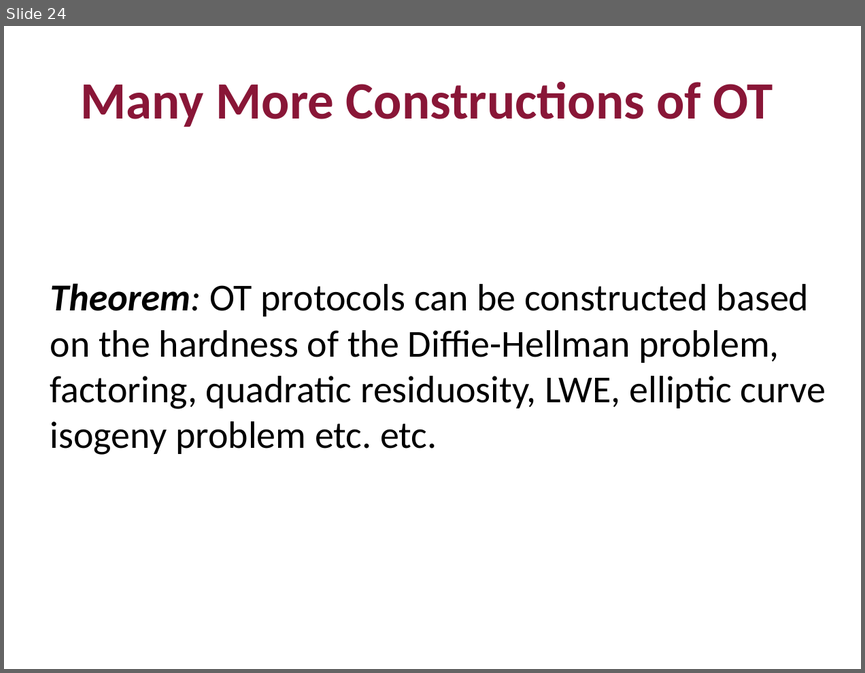
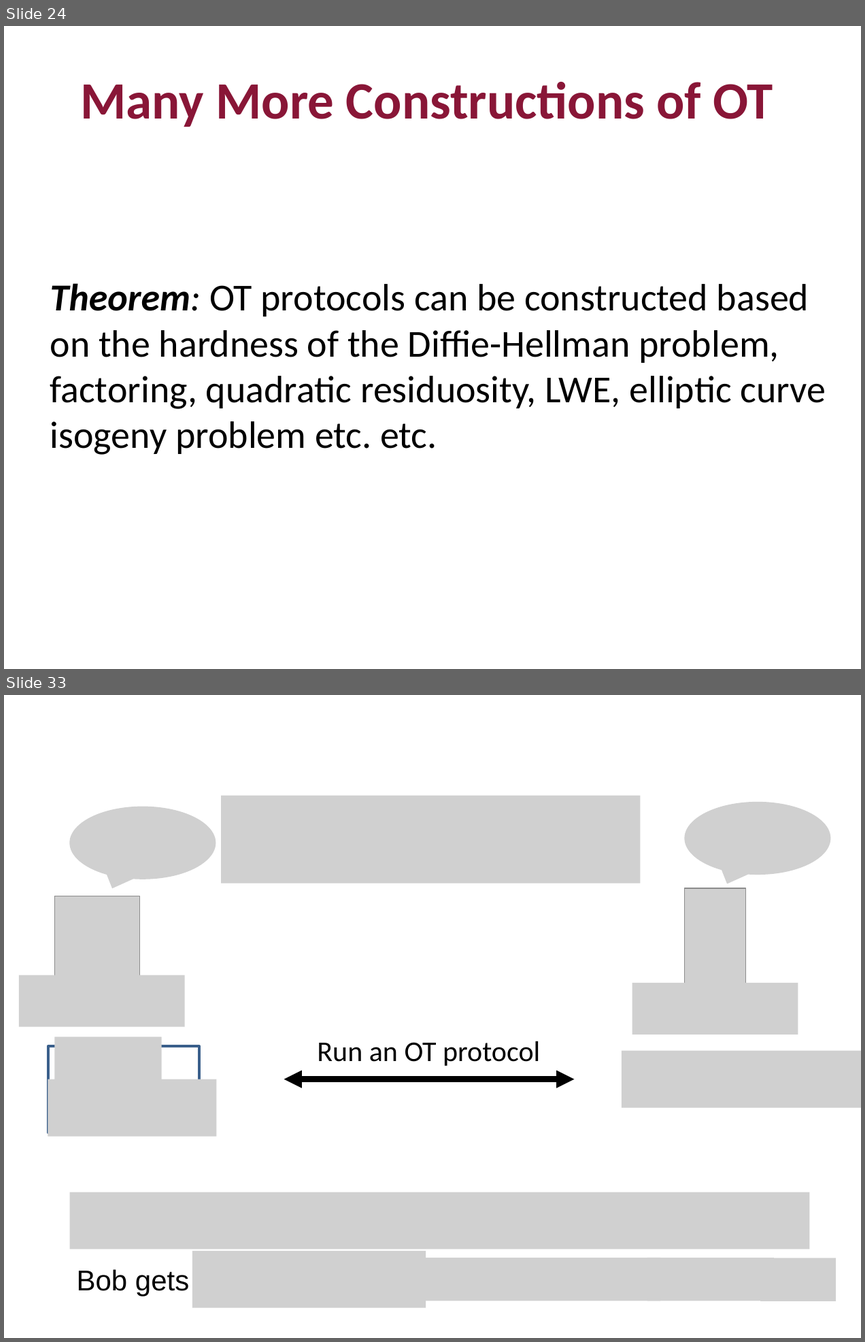
Before and after one commit to mit6875/mit6875.github.io, a slide deck: FA22SLIDES/lec21.pptx. Shown one above the other, each under a label of ours: slide 24 before the commit, slides 24 and 33 after it; the slides between them are not shown. The pictures are 865x673 and 865x1342 pixels, drawn with LibreOffice and Linux fonts; fonts in the diff are those of the drawing; grey boxes stand for pictures. Boxes give left, top, right and bottom in pixels: in the first picture for what was removed or moved away, otherwise in the second. Text is boxed around its words. In the diff, an @@ line names an element or a change of style, - is before the commit and + after.

```diff
--- a/FA22SLIDES/lec21.pptx
+++ b/FA22SLIDES/lec21.pptx
@@ slide 33 added at (4, 695, 861, 1338), background #FFFFFF @@
@@ picture added at (221, 795, 640, 883) @@
@@ picture added at (69, 807, 215, 879) @@
@@ picture added at (684, 802, 831, 875) @@
@@ picture added at (54, 896, 140, 982) @@
@@ picture added at (684, 888, 746, 988) @@
@@ picture added at (18, 975, 185, 1027) @@
@@ picture added at (632, 983, 798, 1034) @@
@@ text added at (317, 1040, 540, 1066), 24 pt, text #000000 @@
+Run an OT protocol
@@ picture added at (621, 1051, 861, 1108) @@
@@ group added at (48, 1037, 216, 1136): 2 pictures, 1 rectangle, 1 line @@
@@ double arrow added from (284, 1079) to (574, 1079), #000000 5 pt @@
@@ picture added at (70, 1192, 809, 1249) @@
@@ picture added at (192, 1250, 426, 1308) @@
@@ picture added at (409, 1257, 660, 1300) @@
@@ picture added at (647, 1257, 774, 1300) @@
@@ picture added at (761, 1258, 836, 1301) @@
@@ text added at (77, 1269, 189, 1296), 24 pt, text #000000 @@
+Bob gets
```
Also in this commit, not shown: 1 slide changed, 13 other slides added, 10 slides removed, 1 other file.
